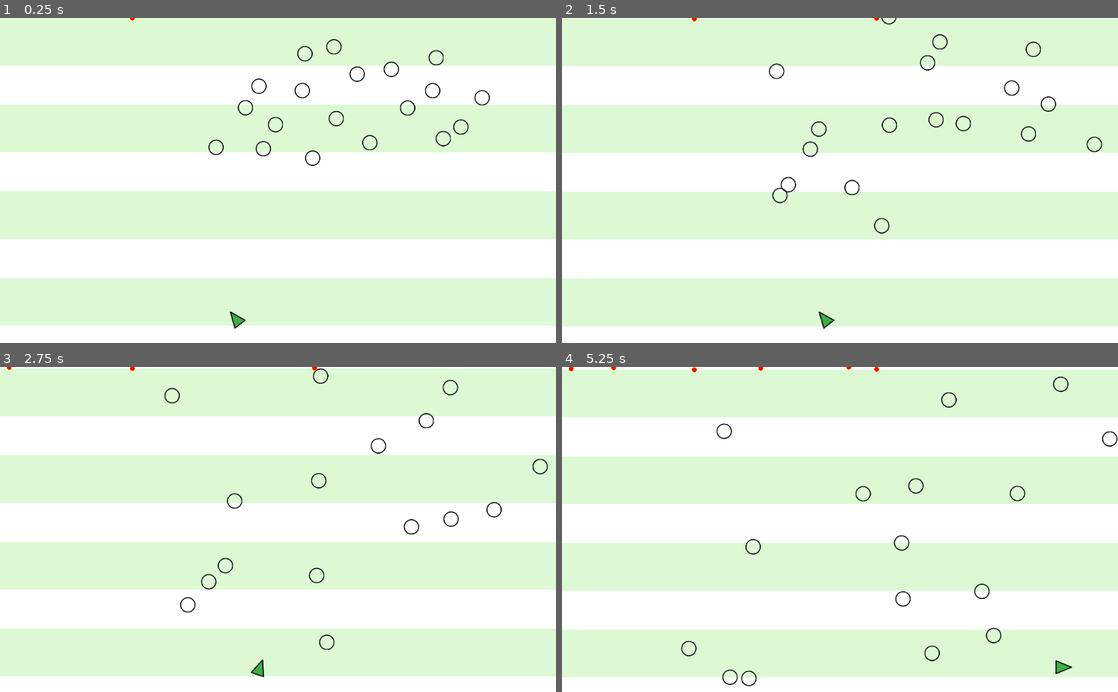
Above: before the commit, frames 1-4 (two rows, left to right).
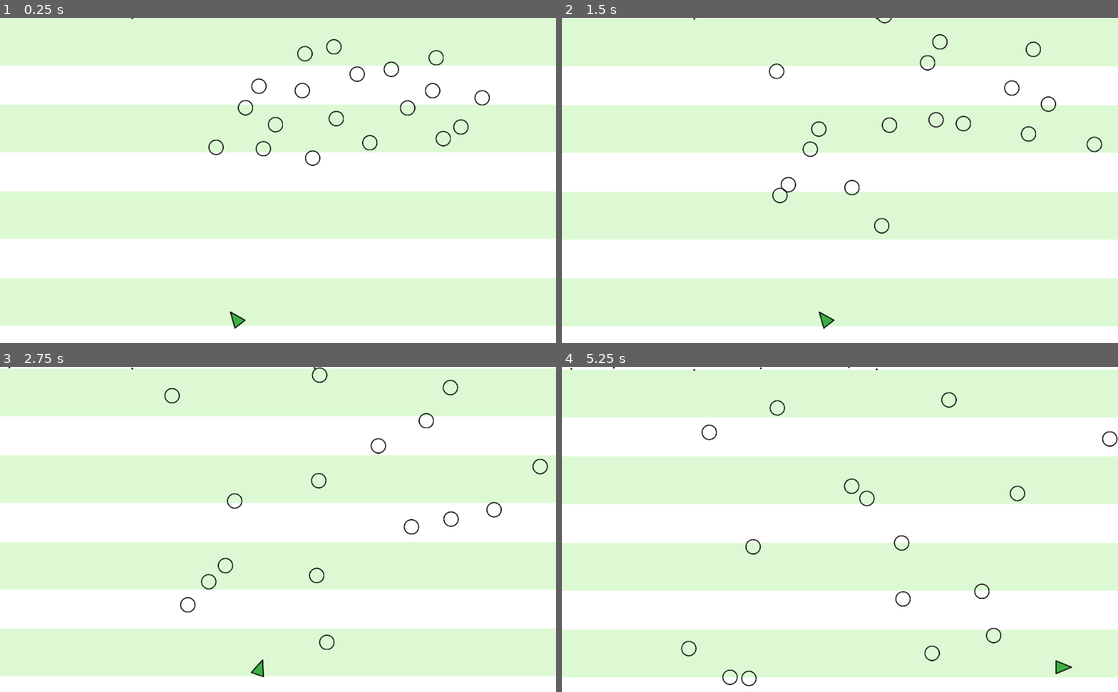
Above: after the commit, the same moments.

Repository: danieljohnson2/Shooty
Game: Godot game, scene res://Game.tscn
Two runs of this game, one before a commit and one after it. Both use one fixed random seed, a clock stepped at 60 frames per second and the inputs below.
Inputs (mouse positions are in pixels of both pictures, inside the frame that each line leads up to):
- Up to frame 1 (0.25 s): no input
- Up to frame 2 (1.5 s): move the mouse to (962, 164) at 0.52 s; move the mouse to (728, 196) at 1.27 s
- Up to frame 3 (2.75 s): move the mouse to (333, 458) at 2.02 s
- Up to frame 4 (5.25 s): move the mouse to (812, 594) at 2.77 s; move the mouse to (1006, 578) at 3.52 s; move the mouse to (673, 480) at 4.27 s; move the mouse to (867, 529) at 5.02 s

The runs differ from the first frame. In frame 1, less than 0.1% of the frame differs, in the area x 23-25%, y 0-2%; in frame 2, less than 0.1%; in frame 3, less than 0.1%; in frame 4, 0.4%, in the area x 1-92%, y 0-43%.

Commit message:
Change matrix dots to actually be dots

Diff:
--- a/MatrixDot.tscn
+++ b/MatrixDot.tscn
@@ -1,23 +1,22 @@
 [gd_scene load_steps=3 format=2]
 
-[ext_resource path="res://Boom.png" type="Texture" id=1]
+[ext_resource path="res://MatrixDot.png" type="Texture" id=1]
 
 [sub_resource type="CircleShape2D" id=1]
-radius = 3.55971
+radius = 1.0
 
 [node name="MatrixDot" type="RigidBody2D" groups=[
+"On Paper",
 "Enemy",
-"On Paper",
 ]]
 mode = 3
 contacts_reported = 1
 contact_monitor = true
 
 [node name="Sprite" type="Sprite" parent="."]
-scale = Vector2( 0.1, 0.1 )
+scale = Vector2( 0.25, 0.25 )
 texture = ExtResource( 1 )
 
 [node name="CollisionShape2D" type="CollisionShape2D" parent="."]
-position = Vector2( -0.0094564, 0.143933 )
-scale = Vector2( 1.31972, 1.30984 )
+scale = Vector2( 1.5, 1.5 )
 shape = SubResource( 1 )
Binary file removed: Boom.png
Binary file added: MatrixDot.png
Not shown, changed: MatrixDot.png.import
